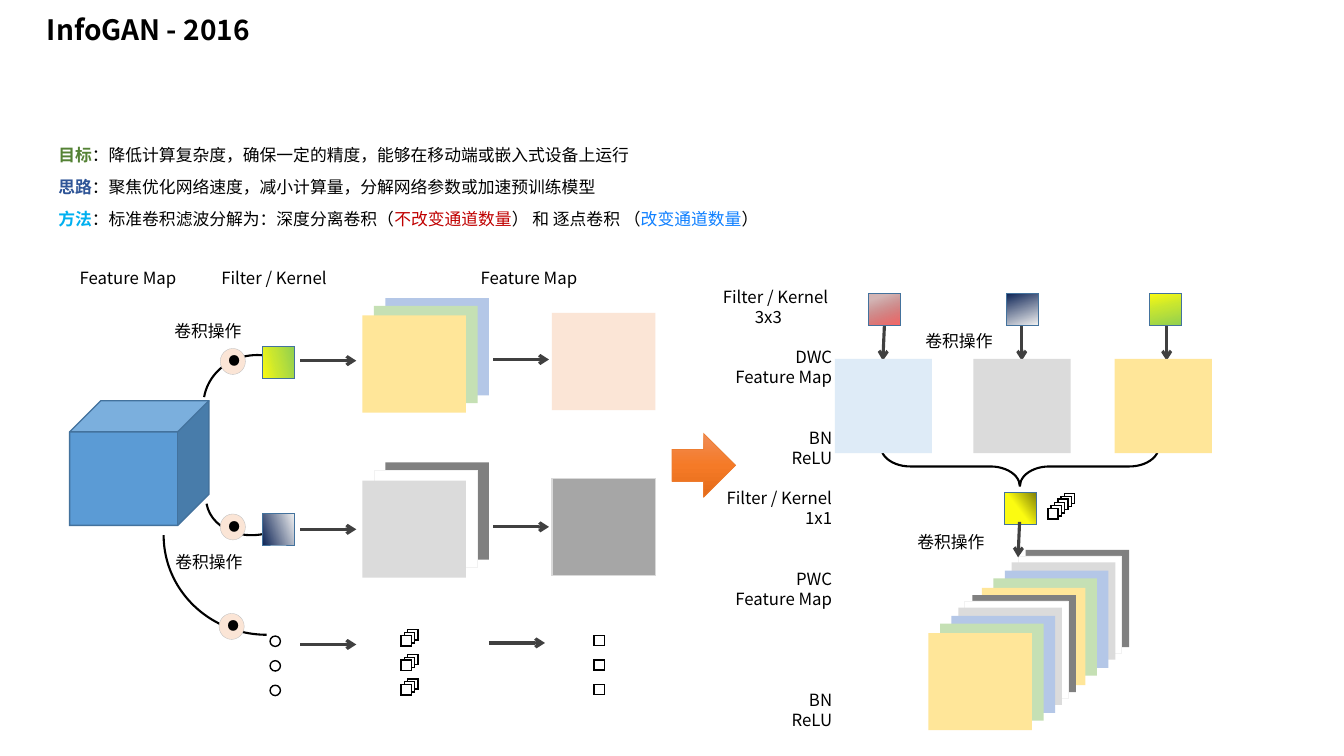
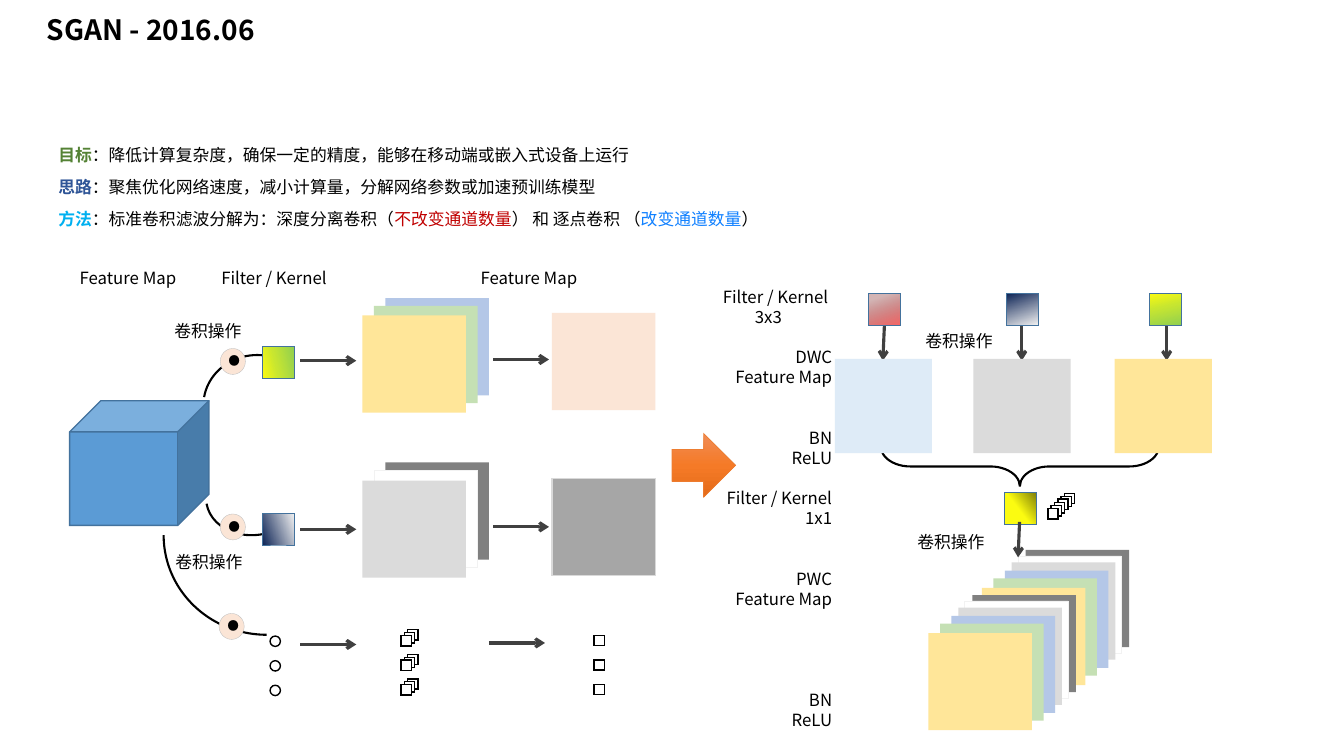
Before and after one commit to taylorguo/GAN_Understanding_Practicing, a slide deck: slide 21 of GAN_Understanding/GANunderstanding.pptx. Drawn at 1344x756 pixels with LibreOffice and Linux fonts; fonts in the diff are those of the drawing. Boxes give left, top, right and bottom in pixels: in the first picture for what was removed or moved away, otherwise in the second. Text is boxed around its words. In the diff, an @@ line names an element or a change of style, - is before the commit and + after.

```diff
--- a/GAN_Understanding/GANunderstanding.pptx
+++ b/GAN_Understanding/GANunderstanding.pptx
@@ text at box(47, 19, 254, 41): text changed @@
-InfoGAN - 2016
+SGAN - 2016.06
```
Also in this commit, not shown: 1 other slide changed, 2 other files.
